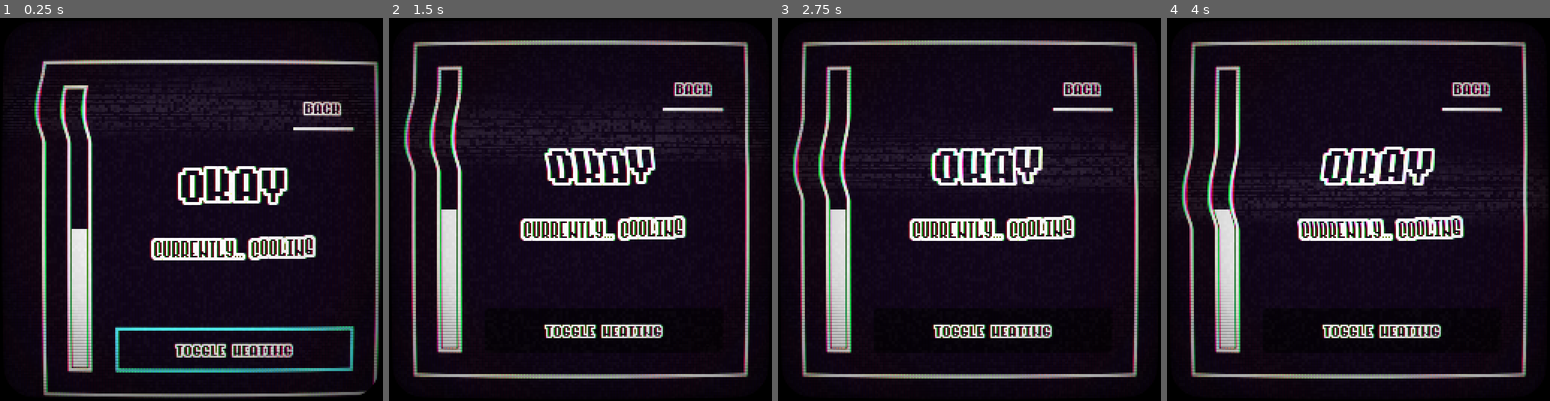
Above: before the commit, frames 1-4 (left to right).
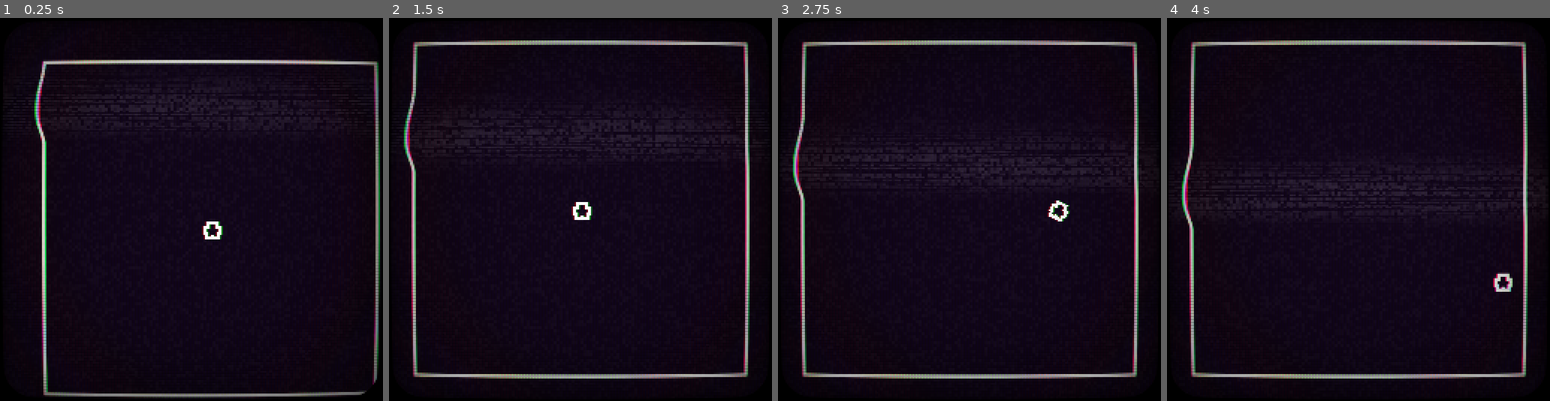
Above: after the commit, the same moments.

Repository: Ayabee527/mini-jam-214-machines
Game: Godot game, scene res://main/main.tscn
Same seed, same stepped clock (60 frames per second), same inputs: the game is played once before the commit and once after it.
Inputs (mouse positions are in pixels of both pictures, inside the frame that each line leads up to):
- Up to frame 1 (0.25 s): no input
- Up to frame 2 (1.5 s): click (695, 90) at 0.5 s, where only the run before the commit has a clickable "Back"; click (603, 332) at 1.25 s, where only the run before the commit has a clickable "toggle heating"
- Up to frame 3 (2.75 s): hold D (move_right) from 2.03 s (still down)
- Up to frame 4 (4 s): release D (move_right) at 2.78 s; hold S (move_down) 2.78-3.53 s; hold D (move_right) from 3.53 s (still down)

The runs differ from the first frame. In frame 1, 11% of the frame differs, in the area x 15-93%, y 17-93%; in frame 2, 9.3%; in frame 3, 9.2%; in frame 4, 9.1%.

Commit message:
pivot to old player again

Diff:
--- a/game/autoloads/GameManager.gd
+++ b/game/autoloads/GameManager.gd
@@ -1,6 +1,4 @@
 extends Node
-
-var tasks: Array[Task] = []
 
 func _process(delta: float) -> void:
 	pass
--- a/game/main/main.tscn
+++ b/game/main/main.tscn
@@ -1,8 +1,7 @@
 [gd_scene format=3 uid="uid://ctwiy6ybikp7r"]
 
+[ext_resource type="PackedScene" uid="uid://c60yjjbgk0m1" path="res://player/player.tscn" id="1_53q0u"]
 [ext_resource type="Script" uid="uid://c27kky8jcquci" path="res://main/main.gd" id="1_xwkvk"]
-[ext_resource type="PackedScene" uid="uid://bnjlfdnxiqox3" path="res://tasks/hub/task_hub.tscn" id="2_pjrb6"]
-[ext_resource type="PackedScene" uid="uid://cov47c0etauq7" path="res://tasks/temperature/task_temp.tscn" id="3_xwkvk"]
 
 [sub_resource type="StyleBoxFlat" id="StyleBoxFlat_66q6m"]
 draw_center = false
@@ -96,7 +95,6 @@
 [node name="CollisionShape2D" type="CollisionShape2D" parent="MarginContainer/PanelContainer/Clip/World/Walls/WallD" unique_id=1689221744]
 shape = SubResource("WorldBoundaryShape2D_53q0u")
 
-[node name="TaskHub" parent="MarginContainer/PanelContainer/Clip/World" unique_id=1498745780 instance=ExtResource("2_pjrb6")]
-visible = false
-
-[node name="TaskTemp" parent="MarginContainer/PanelContainer/Clip/World" unique_id=773428833 instance=ExtResource("3_xwkvk")]
+[node name="Player" parent="MarginContainer/PanelContainer/Clip/World" unique_id=62953710 instance=ExtResource("1_53q0u")]
+position = Vector2(129, 129)
+walk_speed = 0.2
--- a/game/main/task_handler.gd
+++ /dev/null
@@ -1,4 +0,0 @@
-extends Node2D
-
-func _ready() -> void:
-	pass
--- /dev/null
+++ b/game/player/player.gd
@@ -0,0 +1,52 @@
+class_name Player
+extends Node2D
+
+@export var walk_speed: float = 0.1
+
+@export var coll_detect_raycast: RayCast2D
+@export var sprite: Sprite2D
+
+var moving: bool = false
+var walks: int = 0
+
+func _physics_process(_delta: float) -> void:
+	if moving:
+		return
+
+	if Input.is_action_pressed("move_left"):
+		move(Vector2.LEFT, walk_speed)
+	elif Input.is_action_pressed("move_right"):
+		move(Vector2.RIGHT, walk_speed)
+	elif Input.is_action_pressed("move_up"):
+		move(Vector2.UP, walk_speed)
+	elif Input.is_action_pressed("move_down"):
+		move(Vector2.DOWN, walk_speed)
+
+func move(dir: Vector2, move_time: float = 0.1):
+	coll_detect_raycast.target_position = dir * Util.CELL_SIZE
+	coll_detect_raycast.force_raycast_update()
+	if not coll_detect_raycast.is_colliding():
+		var tilt: float = 30.0
+		if walks % 2 == 0:
+			tilt *= -1
+		var tween: Tween = create_tween().set_ease(Tween.EASE_OUT).set_trans(Tween.TRANS_CIRC)
+		tween.set_parallel()
+		tween.tween_property(
+			self, "global_position", global_position + (dir * Util.CELL_SIZE), move_time
+		)
+		tween.set_ease(Tween.EASE_IN_OUT).set_trans(Tween.TRANS_QUAD)
+		tween.tween_property(
+			sprite, "global_rotation_degrees", 0, move_time
+		).from(tilt)
+		moving = true
+		walks += 1
+		await tween.finished
+		moving = false
+	else:
+		var tween: Tween = create_tween().set_ease(Tween.EASE_OUT).set_trans(Tween.TRANS_CIRC)
+		tween.tween_property(
+			sprite, "offset", Vector2.ZERO, move_time
+		).from(dir * Util.CELL_SIZE * 0.5)
+		moving = true
+		await tween.finished
+		moving = false
--- /dev/null
+++ b/game/player/player.tscn
@@ -0,0 +1,16 @@
+[gd_scene format=3 uid="uid://c60yjjbgk0m1"]
+
+[ext_resource type="Script" uid="uid://8mlmgav1y0ac" path="res://player/player.gd" id="1_g1dw6"]
+[ext_resource type="Texture2D" uid="uid://c3ijeu2i27flc" path="res://assets/textures/player.png" id="1_oul6g"]
+
+[node name="Player" type="Node2D" unique_id=62953710 node_paths=PackedStringArray("coll_detect_raycast", "sprite")]
+script = ExtResource("1_g1dw6")
+walk_speed = 0.2
+coll_detect_raycast = NodePath("RayCast2D")
+sprite = NodePath("Sprite2D")
+
+[node name="Sprite2D" type="Sprite2D" parent="." unique_id=1377953220]
+texture = ExtResource("1_oul6g")
+
+[node name="RayCast2D" type="RayCast2D" parent="." unique_id=626149345]
+target_position = Vector2(16, 0)
--- a/game/project.godot
+++ b/game/project.godot
@@ -37,7 +37,7 @@
 "res://assets/": "purple",
 "res://autoloads/": "gray",
 "res://components/": "yellow",
-"res://tasks/": "red"
+"res://player/": "teal"
 }
 
 [input]
--- a/game/tasks/data/task.gd
+++ /dev/null
@@ -1,10 +0,0 @@
-class_name Task
-extends Resource
-
-signal failed()
-
-@export var fail_gradient: Gradient
-@export var min_fail: float = 0
-@export var max_fail: float = 0
-
-var fail_progress: float = 0.0
--- a/game/tasks/hub/task_hub.tscn
+++ /dev/null
@@ -1,71 +0,0 @@
-[gd_scene format=3 uid="uid://bnjlfdnxiqox3"]
-
-[ext_resource type="FontFile" uid="uid://beg6m70dt6qd8" path="res://assets/fonts/PixelHigh.ttf" id="1_r8t84"]
-[ext_resource type="PackedScene" uid="uid://bt4s0gtf3j7n4" path="res://tasks/hub/task_select.tscn" id="2_r8t84"]
-
-[node name="TaskHub" type="Node2D" unique_id=1498745780]
-
-[node name="MarginContainer" type="MarginContainer" parent="." unique_id=2140583692]
-custom_minimum_size = Vector2(256, 256)
-offset_right = 40.0
-offset_bottom = 40.0
-theme_override_constants/margin_left = 32
-theme_override_constants/margin_top = 32
-theme_override_constants/margin_right = 32
-theme_override_constants/margin_bottom = 32
-
-[node name="VBoxContainer" type="VBoxContainer" parent="MarginContainer" unique_id=2074362158]
-layout_mode = 2
-theme_override_constants/separation = 16
-
-[node name="TaskHub" type="RichTextLabel" parent="MarginContainer/VBoxContainer" unique_id=1559600890]
-clip_contents = false
-layout_mode = 2
-size_flags_horizontal = 4
-size_flags_vertical = 0
-theme_override_colors/default_color = Color(0.047058824, 0.011764706, 0.05882353, 1)
-theme_override_colors/font_outline_color = Color(1, 0.96862745, 0.8117647, 1)
-theme_override_constants/outline_size = 8
-theme_override_fonts/normal_font = ExtResource("1_r8t84")
-bbcode_enabled = true
-text = "[wave]watch your tasks!"
-fit_content = true
-autowrap_mode = 0
-
-[node name="GridContainer" type="GridContainer" parent="MarginContainer/VBoxContainer" unique_id=252139978]
-layout_mode = 2
-size_flags_horizontal = 4
-theme_override_constants/h_separation = 16
-theme_override_constants/v_separation = 8
-columns = 2
-
-[node name="Temperature" parent="MarginContainer/VBoxContainer/GridContainer" unique_id=1473958717 instance=ExtResource("2_r8t84")]
-layout_mode = 2
-
-[node name="Calibrate" parent="MarginContainer/VBoxContainer/GridContainer" unique_id=630389816 instance=ExtResource("2_r8t84")]
-layout_mode = 2
-task_name = "calibrate"
-
-[node name="Tune" parent="MarginContainer/VBoxContainer/GridContainer" unique_id=417411705 instance=ExtResource("2_r8t84")]
-layout_mode = 2
-task_name = "tune"
-
-[node name="Process" parent="MarginContainer/VBoxContainer/GridContainer" unique_id=1773198417 instance=ExtResource("2_r8t84")]
-layout_mode = 2
-task_name = "process"
-
-[node name="Maintain" parent="MarginContainer/VBoxContainer/GridContainer" unique_id=521894491 instance=ExtResource("2_r8t84")]
-layout_mode = 2
-task_name = "maintain"
-
-[node name="Clean" parent="MarginContainer/VBoxContainer/GridContainer" unique_id=94238177 instance=ExtResource("2_r8t84")]
-layout_mode = 2
-task_name = "clean"
-
-[node name="Clock" parent="MarginContainer/VBoxContainer/GridContainer" unique_id=335116299 instance=ExtResource("2_r8t84")]
-layout_mode = 2
-task_name = "clock"
-
-[node name="Defend" parent="MarginContainer/VBoxContainer/GridContainer" unique_id=1545421131 instance=ExtResource("2_r8t84")]
-layout_mode = 2
-task_name = "defend"
--- a/game/tasks/hub/task_select.gd
+++ /dev/null
@@ -1,17 +0,0 @@
-class_name TaskSelect
-extends PanelContainer
-
-signal selected()
-
-
-@export var task_name: String = "temperature"
-
-@export var progress_bar: ProgressBar
-@export var button: Button
-
-func _ready() -> void:
-	button.text = task_name
-
-
-func _on_button_pressed() -> void:
-	selected.emit()
--- a/game/tasks/hub/task_select.tscn
+++ /dev/null
@@ -1,96 +0,0 @@
-[gd_scene format=3 uid="uid://bt4s0gtf3j7n4"]
-
-[ext_resource type="Script" uid="uid://b73qm6gceohbt" path="res://tasks/hub/task_select.gd" id="1_gsxru"]
-[ext_resource type="FontFile" uid="uid://b3w1memles7js" path="res://assets/fonts/PixelMiddle.ttf" id="1_xbg1x"]
-
-[sub_resource type="StyleBoxFlat" id="StyleBoxFlat_q4iom"]
-bg_color = Color(0.047058824, 0.011764706, 0.05882353, 1)
-
-[sub_resource type="StyleBoxEmpty" id="StyleBoxEmpty_dn6q2"]
-
-[sub_resource type="StyleBoxFlat" id="StyleBoxFlat_b58j8"]
-bg_color = Color(1, 1, 1, 0.2509804)
-
-[sub_resource type="StyleBoxFlat" id="StyleBoxFlat_66q6m"]
-content_margin_left = 8.0
-content_margin_top = 8.0
-content_margin_right = 8.0
-content_margin_bottom = 8.0
-bg_color = Color(1, 1, 1, 0)
-border_width_bottom = 2
-border_color = Color(1, 0.96862745, 0.8117647, 1)
-
-[sub_resource type="StyleBoxFlat" id="StyleBoxFlat_gsxru"]
-content_margin_left = 8.0
-content_margin_top = 8.0
-content_margin_right = 8.0
-content_margin_bottom = 8.0
-bg_color = Color(1, 1, 1, 0.2509804)
-border_width_bottom = 2
-border_color = Color(0.8425804, 0.7331326, 0, 1)
-
-[sub_resource type="StyleBoxFlat" id="StyleBoxFlat_qaa66"]
-content_margin_left = 8.0
-content_margin_top = 8.0
-content_margin_right = 8.0
-content_margin_bottom = 8.0
-bg_color = Color(1, 1, 1, 0.1254902)
-border_width_bottom = 2
-border_color = Color(0.8982065, 0.7780795, 3.85046e-07, 1)
-
-[sub_resource type="StyleBoxFlat" id="StyleBoxFlat_ti4mm"]
-content_margin_left = 8.0
-content_margin_top = 8.0
-content_margin_right = 8.0
-content_margin_bottom = 8.0
-bg_color = Color(1, 1, 1, 0.2509804)
-border_width_bottom = 2
-border_color = Color(1, 0.96862745, 0.8117647, 1)
-
-[sub_resource type="StyleBoxFlat" id="StyleBoxFlat_0gjhi"]
-content_margin_left = 8.0
-content_margin_top = 8.0
-content_margin_right = 8.0
-content_margin_bottom = 8.0
-bg_color = Color(0.22566202, 0, 0.03917647, 1)
-border_width_left = 2
-border_width_top = 2
-border_width_right = 2
-border_width_bottom = 2
-border_color = Color(1, 0, 0, 1)
-
-[node name="TaskSelect" type="PanelContainer" unique_id=1473958717 node_paths=PackedStringArray("progress_bar", "button")]
-theme_override_styles/panel = SubResource("StyleBoxFlat_q4iom")
-script = ExtResource("1_gsxru")
-progress_bar = NodePath("ProgressBar")
-button = NodePath("Button")
-
-[node name="ProgressBar" type="ProgressBar" parent="." unique_id=846041559]
-custom_minimum_size = Vector2(8, 0)
-layout_mode = 2
-size_flags_vertical = 1
-theme_override_styles/background = SubResource("StyleBoxEmpty_dn6q2")
-theme_override_styles/fill = SubResource("StyleBoxFlat_b58j8")
-fill_mode = 3
-show_percentage = false
-
-[node name="Button" type="Button" parent="." unique_id=1130186771]
-layout_mode = 2
-theme_override_colors/font_color = Color(0.047058824, 0.011764706, 0.05882353, 1)
-theme_override_colors/font_focus_color = Color(0.047058824, 0.011764706, 0.05882353, 1)
-theme_override_colors/font_pressed_color = Color(0.047058824, 0.011764706, 0.05882353, 1)
-theme_override_colors/font_hover_color = Color(0.047058824, 0.011764706, 0.05882353, 1)
-theme_override_colors/font_hover_pressed_color = Color(0.047058824, 0.011764706, 0.05882353, 1)
-theme_override_colors/font_disabled_color = Color(0.047058824, 0.011764706, 0.05882353, 1)
-theme_override_colors/font_outline_color = Color(1, 0.96862745, 0.8117647, 1)
-theme_override_constants/outline_size = 4
-theme_override_fonts/font = ExtResource("1_xbg1x")
-theme_override_styles/normal = SubResource("StyleBoxFlat_66q6m")
-theme_override_styles/pressed = SubResource("StyleBoxFlat_gsxru")
-theme_override_styles/hover = SubResource("StyleBoxFlat_qaa66")
-theme_override_styles/hover_pressed = SubResource("StyleBoxFlat_ti4mm")
-theme_override_styles/disabled = SubResource("StyleBoxFlat_0gjhi")
-theme_override_styles/focus = SubResource("StyleBoxFlat_qaa66")
-text = "temp"
-
-[connection signal="pressed" from="Button" to="." method="_on_button_pressed"]
--- a/game/tasks/temperature/task_temp.gd
+++ /dev/null
@@ -1 +0,0 @@
-extends Node2D
--- a/game/tasks/temperature/task_temp.tscn
+++ /dev/null
@@ -1,170 +0,0 @@
-[gd_scene format=3 uid="uid://cov47c0etauq7"]
-
-[ext_resource type="Script" uid="uid://blhltetwvyst0" path="res://tasks/temperature/task_temp.gd" id="1_pyg55"]
-[ext_resource type="Texture2D" uid="uid://dloif4lspjhqv" path="res://assets/textures/npr_thick.png" id="2_d43re"]
-[ext_resource type="Texture2D" uid="uid://ckowrtj58uv13" path="res://assets/textures/npr_thick_fill.png" id="3_d43re"]
-[ext_resource type="FontFile" uid="uid://beg6m70dt6qd8" path="res://assets/fonts/PixelHigh.ttf" id="4_2higp"]
-[ext_resource type="FontFile" uid="uid://b3w1memles7js" path="res://assets/fonts/PixelMiddle.ttf" id="4_ivnby"]
-
-[sub_resource type="StyleBoxFlat" id="StyleBoxFlat_2higp"]
-content_margin_left = 8.0
-content_margin_top = 8.0
-content_margin_right = 8.0
-content_margin_bottom = 8.0
-bg_color = Color(1, 1, 1, 0)
-border_width_bottom = 2
-border_color = Color(1, 0.96862745, 0.8117647, 1)
-
-[sub_resource type="StyleBoxFlat" id="StyleBoxFlat_hv3c0"]
-content_margin_left = 8.0
-content_margin_top = 8.0
-content_margin_right = 8.0
-content_margin_bottom = 8.0
-bg_color = Color(1, 1, 1, 0.2509804)
-border_width_bottom = 2
-border_color = Color(0.8425804, 0.7331326, 0, 1)
-
-[sub_resource type="StyleBoxFlat" id="StyleBoxFlat_eg4l4"]
-content_margin_left = 8.0
-content_margin_top = 8.0
-content_margin_right = 8.0
-content_margin_bottom = 8.0
-bg_color = Color(1, 1, 1, 0.1254902)
-border_width_bottom = 2
-border_color = Color(0.8982065, 0.7780795, 3.85046e-07, 1)
-
-[sub_resource type="StyleBoxFlat" id="StyleBoxFlat_nwgni"]
-content_margin_left = 8.0
-content_margin_top = 8.0
-content_margin_right = 8.0
-content_margin_bottom = 8.0
-bg_color = Color(1, 1, 1, 0.2509804)
-border_width_bottom = 2
-border_color = Color(1, 0.96862745, 0.8117647, 1)
-
-[sub_resource type="StyleBoxFlat" id="StyleBoxFlat_bfk88"]
-content_margin_left = 8.0
-content_margin_top = 8.0
-content_margin_right = 8.0
-content_margin_bottom = 8.0
-bg_color = Color(0.22566202, 0, 0.03917647, 1)
-border_width_left = 2
-border_width_top = 2
-border_width_right = 2
-border_width_bottom = 2
-border_color = Color(1, 0, 0, 1)
-
-[sub_resource type="StyleBoxFlat" id="StyleBoxFlat_vh4jg"]
-content_margin_left = 8.0
-content_margin_top = 8.0
-content_margin_right = 8.0
-content_margin_bottom = 8.0
-bg_color = Color(1, 1, 1, 0)
-border_width_left = 2
-border_width_top = 2
-border_width_right = 2
-border_width_bottom = 2
-border_color = Color(0.24705882, 0.96862745, 0.8117647, 1)
-
-[node name="TaskTemp" type="Node2D" unique_id=773428833]
-script = ExtResource("1_pyg55")
-
-[node name="MarginContainer" type="MarginContainer" parent="." unique_id=1669709569]
-custom_minimum_size = Vector2(256, 256)
-offset_right = 40.0
-offset_bottom = 40.0
-theme_override_constants/margin_left = 32
-theme_override_constants/margin_top = 32
-theme_override_constants/margin_right = 32
-theme_override_constants/margin_bottom = 32
-
-[node name="HBoxContainer" type="HBoxContainer" parent="MarginContainer" unique_id=1239771173]
-layout_mode = 2
-theme_override_constants/separation = 16
-
-[node name="TempBar" type="TextureProgressBar" parent="MarginContainer/HBoxContainer" unique_id=1699518887]
-custom_minimum_size = Vector2(16, 0)
-layout_mode = 2
-size_flags_horizontal = 0
-min_value = -1.0
-max_value = 1.0
-step = 0.01
-fill_mode = 3
-nine_patch_stretch = true
-stretch_margin_left = 4
-stretch_margin_top = 4
-stretch_margin_right = 4
-stretch_margin_bottom = 4
-texture_under = ExtResource("2_d43re")
-texture_progress = ExtResource("3_d43re")
-
-[node name="VBoxContainer" type="VBoxContainer" parent="MarginContainer/HBoxContainer" unique_id=674292310]
-layout_mode = 2
-size_flags_horizontal = 3
-theme_override_constants/separation = 16
-
-[node name="Back" type="Button" parent="MarginContainer/HBoxContainer/VBoxContainer" unique_id=1675637716]
-layout_mode = 2
-size_flags_horizontal = 8
-size_flags_vertical = 0
-theme_override_colors/font_color = Color(0.047058824, 0.011764706, 0.05882353, 1)
-theme_override_colors/font_focus_color = Color(0.047058824, 0.011764706, 0.05882353, 1)
-theme_override_colors/font_pressed_color = Color(0.047058824, 0.011764706, 0.05882353, 1)
-theme_override_colors/font_hover_color = Color(0.047058824, 0.011764706, 0.05882353, 1)
-theme_override_colors/font_hover_pressed_color = Color(0.047058824, 0.011764706, 0.05882353, 1)
-theme_override_colors/font_disabled_color = Color(0.047058824, 0.011764706, 0.05882353, 1)
-theme_override_colors/font_outline_color = Color(1, 0.96862745, 0.8117647, 1)
-theme_override_constants/outline_size = 4
-theme_override_fonts/font = ExtResource("4_ivnby")
-theme_override_styles/normal = SubResource("StyleBoxFlat_2higp")
-theme_override_styles/pressed = SubResource("StyleBoxFlat_hv3c0")
-theme_override_styles/hover = SubResource("StyleBoxFlat_eg4l4")
-theme_override_styles/hover_pressed = SubResource("StyleBoxFlat_nwgni")
-theme_override_styles/disabled = SubResource("StyleBoxFlat_bfk88")
-theme_override_styles/focus = SubResource("StyleBoxFlat_eg4l4")
-text = "Back"
-
-[node name="Temp" type="RichTextLabel" parent="MarginContainer/HBoxContainer/VBoxContainer" unique_id=21624762]
-clip_contents = false
-layout_mode = 2
-size_flags_horizontal = 4
-size_flags_vertical = 0
-theme_override_colors/default_color = Color(0.047058824, 0.011764706, 0.05882353, 1)
-theme_override_colors/font_outline_color = Color(1, 0.96862745, 0.8117647, 1)
-theme_override_constants/outline_size = 8
-theme_override_fonts/normal_font = ExtResource("4_ivnby")
-theme_override_font_sizes/normal_font_size = 48
-bbcode_enabled = true
-text = "[shake]OKAY"
-fit_content = true
-autowrap_mode = 0
-
-[node name="Title" type="RichTextLabel" parent="MarginContainer/HBoxContainer/VBoxContainer" unique_id=1326465707]
-clip_contents = false
-layout_mode = 2
-size_flags_horizontal = 4
-size_flags_vertical = 0
-theme_override_colors/default_color = Color(0.047058824, 0.011764706, 0.05882353, 1)
-theme_override_colors/font_outline_color = Color(1, 0.96862745, 0.8117647, 1)
-theme_override_constants/outline_size = 8
-theme_override_fonts/normal_font = ExtResource("4_2higp")
-bbcode_enabled = true
-text = "[wave]currently... cooling"
-fit_content = true
-autowrap_mode = 0
-
-[node name="Toggle" type="Button" parent="MarginContainer/HBoxContainer/VBoxContainer" unique_id=684855088]
-layout_mode = 2
-size_flags_vertical = 10
-theme_override_colors/font_color = Color(0.047058824, 0.011764706, 0.05882353, 1)
-theme_override_colors/font_focus_color = Color(0.047058824, 0.011764706, 0.05882353, 1)
-theme_override_colors/font_pressed_color = Color(0.047058824, 0.011764706, 0.05882353, 1)
-theme_override_colors/font_hover_color = Color(0.047058824, 0.011764706, 0.05882353, 1)
-theme_override_colors/font_hover_pressed_color = Color(0.047058824, 0.011764706, 0.05882353, 1)
-theme_override_colors/font_disabled_color = Color(0.047058824, 0.011764706, 0.05882353, 1)
-theme_override_colors/font_outline_color = Color(1, 0.96862745, 0.8117647, 1)
-theme_override_constants/outline_size = 4
-theme_override_fonts/font = ExtResource("4_ivnby")
-theme_override_styles/normal = SubResource("StyleBoxFlat_vh4jg")
-toggle_mode = true
-text = "toggle heating"
Binary file changed: game/assets/textures/player3.png
Not shown, removed: game/main/task_handler.gd.uid
Not shown, added: game/player/player.gd.uid
Not shown, removed: game/tasks/data/task.gd.uid
Not shown, removed: game/tasks/hub/task_select.gd.uid
Not shown, removed: game/tasks/temperature/task_temp.gd.uid
